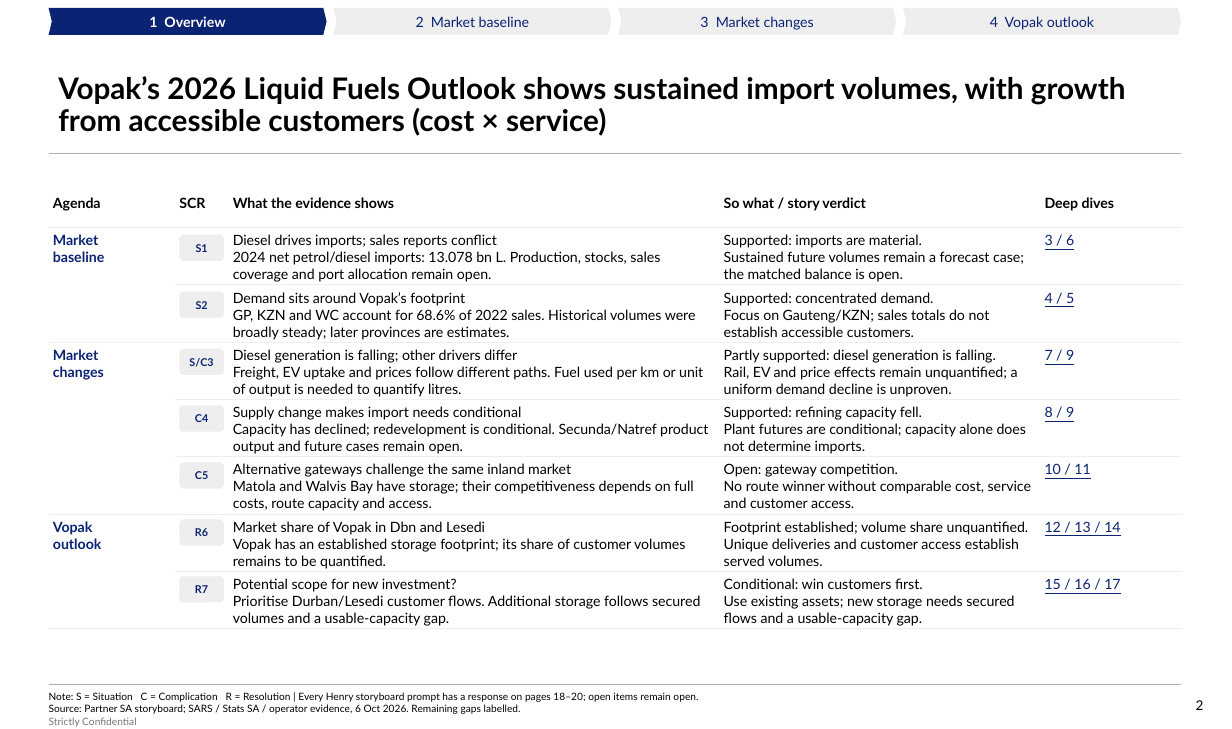
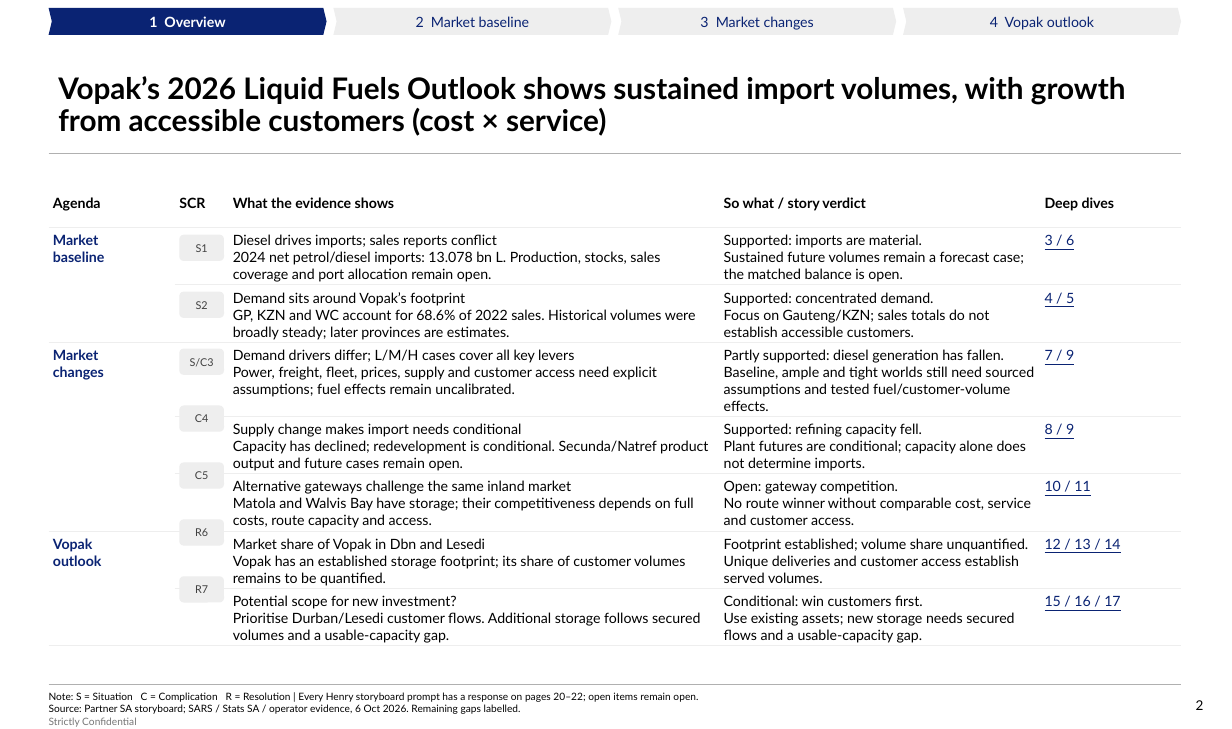
Before and after one commit to Africa-International-Advisors/liquid_fuels_model, a slide deck: slide 2 of pptx/output/delivered/Vopak_Week1_Convergence_2026_10_06.pptx. Drawn at 1232x729 pixels with LibreOffice and Linux fonts; fonts in the diff are those of the drawing; background and template pictures are left out. Boxes give left, top, right and bottom in pixels: in the first picture for what was removed or moved away, otherwise in the second. Text is boxed around its words. In the diff, an @@ line names an element or a change of style, - is before the commit and + after.

```diff
--- a/pptx/output/delivered/Vopak_Week1_Convergence_2026_10_06.pptx
+++ b/pptx/output/delivered/Vopak_Week1_Convergence_2026_10_06.pptx
@@ table at box(49, 191, 1181, 647) @@
-row 4, column 3: Diesel generation is falling; other drivers differ / Freight, EV uptake and prices follow different paths. Fuel used per km or unit of output is needed to quantify litres.
+row 4, column 3: Demand drivers differ; L/M/H cases cover all key levers / Power, freight, fleet, prices, supply and customer access need explicit assumptions; fuel effects remain uncalibrated.
-row 4, column 4: Partly supported: diesel generation is falling. / Rail, EV and price effects remain unquantified; a uniform demand decline is unproven.
+row 4, column 4: Partly supported: diesel generation has fallen. / Baseline, ample and tight worlds still need sourced assumptions and tested fuel/customer-volume effects.
@@ text colour #0A2373 to none, bold off in 7 elements at box(179, 235, 224, 262), box(179, 292, 224, 318), box(179, 349, 224, 375), box(179, 405, 224, 432), box(179, 463, 224, 489), box(179, 519, 224, 546), box(179, 577, 224, 603) @@
@@ text at box(49, 692, 698, 714): text changed @@
-Note: S = Situation C = Complication R = Resolution | Every Henry storyboard prompt has a response on pages 18–20; open items remain open.
-Source: Partner SA storyboard; SARS / Stats SA / operator evidence, 6 Oct 2026. Remaining gaps labelled.
+Note: S = Situation C = Complication R = Resolution | Every Henry storyboard prompt has a response on pages 20–22; open items remain open.
+Source: Partner SA storyboard; SARS / Stats SA / operator evidence, 6 Oct 2026. Remaining gaps labelled.
```
Also in this commit, not shown: 18 other slides changed, 2 slides added, 15 other files.
